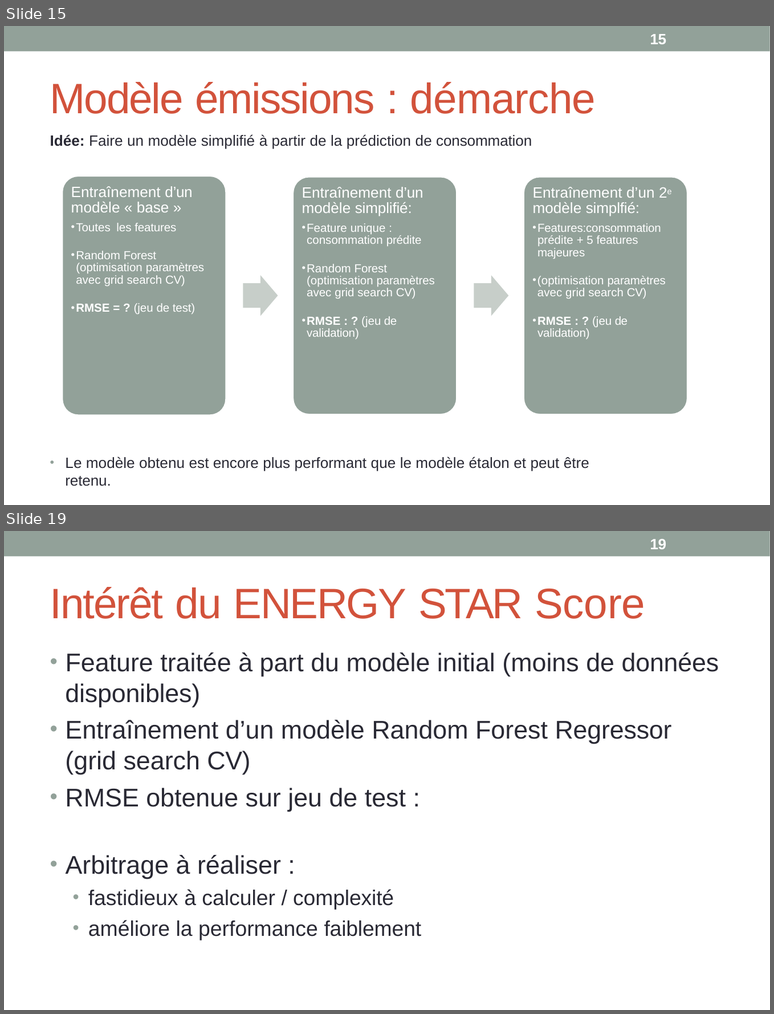
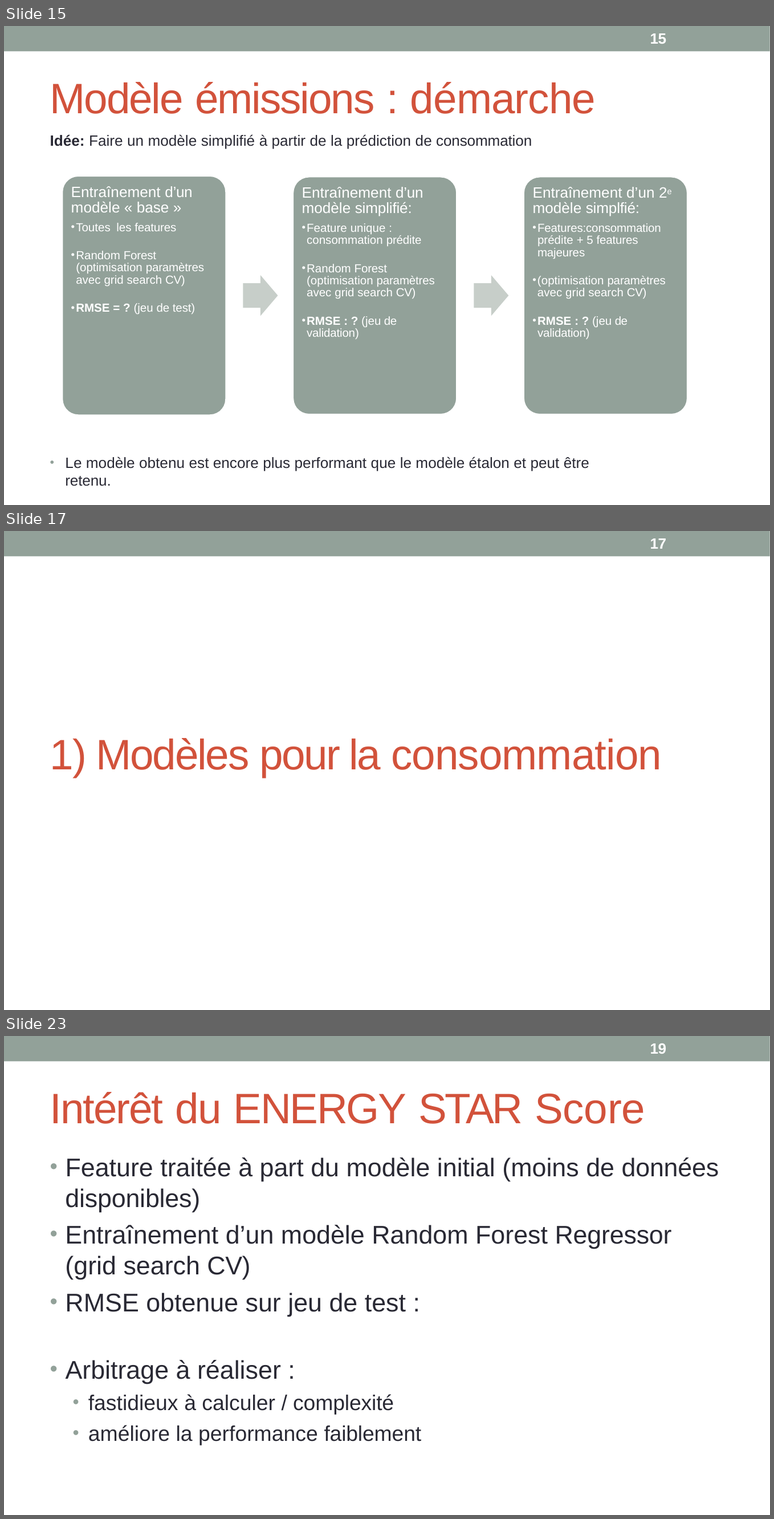
Before and after one commit to wdavid93/OpenClassRoom, a slide deck: Projet_4/Livrable/soutenance projet 4_mm .pptx. Shown one above the other, each under a label of ours: slides 15 and 19 before the commit, slides 15, 17 and 23 after it; the slides between them are not shown. The pictures are 774x1014 and 774x1519 pixels, drawn with LibreOffice and Linux fonts; fonts in the diff are those of the drawing. Boxes give left, top, right and bottom in pixels: in the first picture for what was removed or moved away, otherwise in the second. Text is boxed around its words. In the diff, an @@ line names an element or a change of style, - is before the commit and + after.

```diff
--- a/Projet_4/Livrable/soutenance projet 4_mm .pptx
+++ b/Projet_4/Livrable/soutenance projet 4_mm .pptx
@@ slide 17 added at box(4, 531, 770, 1010), background #FFFFFF; not listed: 1 template element that a slide beside it also shows @@
@@ text added at box(650, 538, 667, 549), 14 pt, text #FFFFFF, bold @@
+17
@@ title added at box(50, 738, 662, 777), 40 pt, text #D2523B @@
+1) Modèles pour la consommation
@@ what was slide 19 is now slide 23 @@
```
Also in this commit, not shown: 8 slides changed, 3 other slides added, 16 other files.
